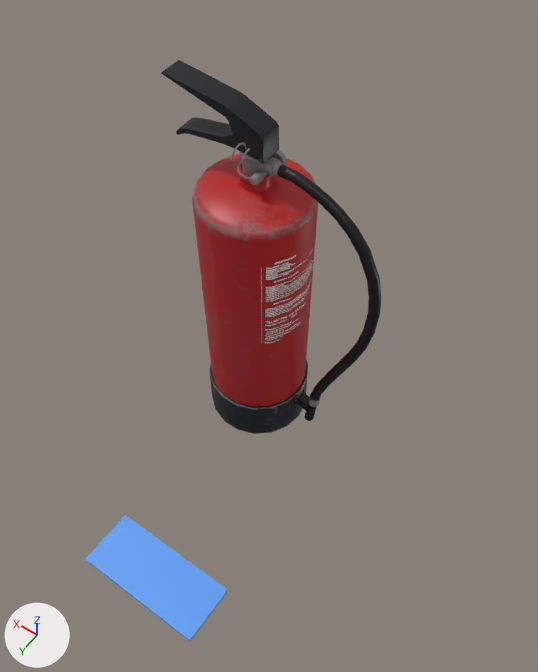
The glTF model extinguisher-dry-powder.glb: old version first, new version second.
Rendered twice from a camera (50 mm lens) standing at (-0.501, 0.831, 1.368) and looking at (-0.031, 0.173, 0.334). The axes (+X, +Y, +Z) are drawn at lower left. The lights are the same throughout. The older version comes first. Where no turn or scale is listed for an object, it has been applied to the vertices.

In view in the first picture: 'Fire_Extinguisher', 'Type colour band'.
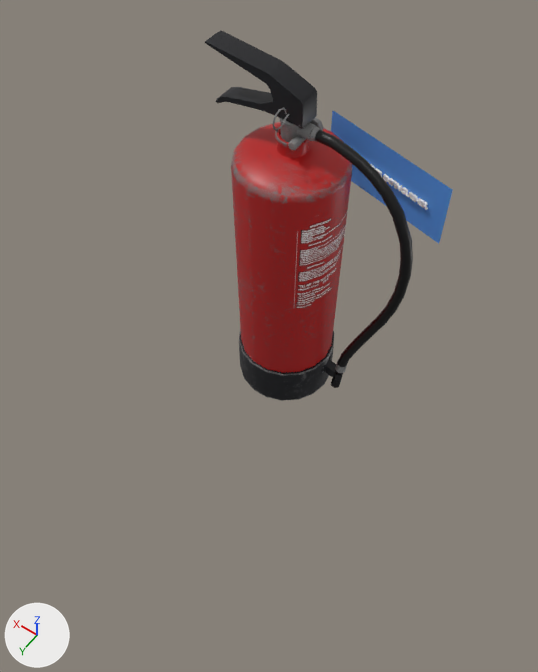
Where the change shows, as pixel boxes (x1, y1, x2, y2) in the pictures (538 x 672 px):
'Fire_Extinguisher', moved: before (162, 60, 381, 434); after (205, 30, 413, 401)
'Type colour band', deleted (blue): before (86, 515, 228, 641)
'Colour_Band', added (blue): after (331, 111, 452, 243)
'Extinguisher name', moved (not visible before): after (368, 162, 428, 210)

Patch to the scene script:
```diff
--- a/extinguisher-dry-powder.glb.py
+++ b/extinguisher-dry-powder.glb.py
@@ me_plane @@
+me_plane.from_pydata([(0.132, -0.033, -0.059), (-0.132, 0.033, -0.059), (0.132, -0.033, 0.059), (-0.132, 0.033, 0.059)], [], [(0, 1, 3), (0, 3, 2)])
+me_plane.materials.append(mat_safetyverse_dry_powder_band)  # blue #599ef3
@@ ob_extinguisher_name @@
 ob_extinguisher_name = bpy.data.objects.new('Extinguisher name', me_text)
-ob_extinguisher_name.location = (0.0, 0.518, -0.11)
+ob_extinguisher_name.location = (0.0, 0.0, 0.0035)
 ob_extinguisher_name.rotation_euler = (0.0, -3.142, 0.0)  # degrees (0, -180, 0)
@@ ob_fire_extinguisher @@
 ob_fire_extinguisher = bpy.data.objects.new('Fire_Extinguisher', me_mesh)
-ob_fire_extinguisher.location = (0.0, 0.102, 0.0)
+ob_fire_extinguisher.location = (0.0, 0.0, 0.0)
 ob_fire_extinguisher.rotation_euler = (1.571, 0.0, 0.0)  # degrees (90, 0, 0)
@@ ob_type_colour_band @@
-ob_type_colour_band = bpy.data.objects.new('Type colour band', me_cube)
-ob_type_colour_band.location = (0.0, 0.518, -0.106)
@@ ob_colour_band @@
+ob_colour_band = bpy.data.objects.new('Colour_Band', me_plane)
+ob_colour_band.location = (-0.08, -0.101, 0.53)
```
